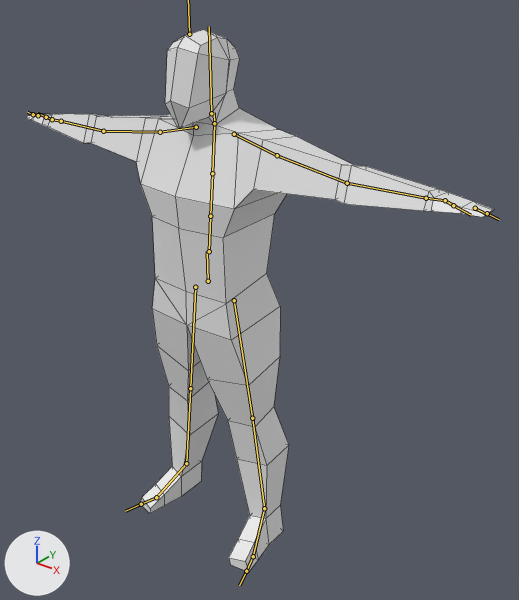
The FBX model Assets/Models/Wizard.fbx, before and after one commit.
Rendered twice from a 50 mm camera at (0.52, -0.555, 0.696) aimed at (0.042, 0.042, 0.326). Every picture has the same lights, and +X, +Y and +Z are marked at lower left. The bones that bend it are drawn over the model as lines. Mesh edges are drawn as thin lines.
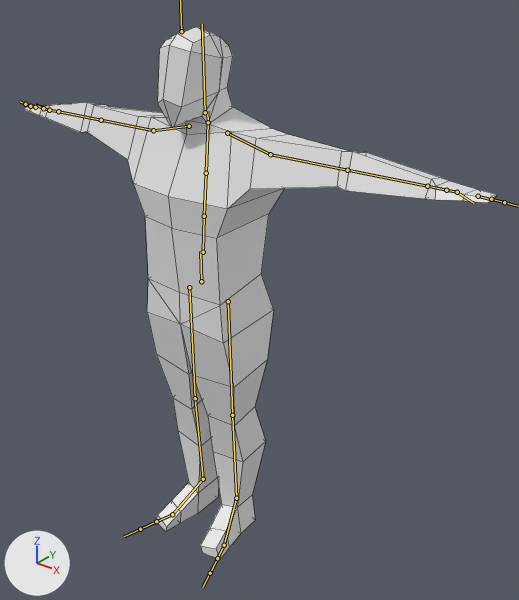
The newer file adds an action. The first version stands in its rest pose; the second is drawn at frame 1 of the action 'Armature|Armature|mixamo.com|Layer0.001'.

Location of each change, (x1, y1, x2, y2) in pixels of the pictures (519 x 600 px):
'Plane', posed: before (27, 29, 494, 572); after (24, 27, 497, 560)
bone 'mixamorig:Hips', root to tip: before (208, 281) to (207, 251); after (201, 281) to (200, 251)
bone 'mixamorig:LeftArm', root to tip: before (277, 155) to (347, 183); after (270, 154) to (347, 170)
bone 'mixamorig:LeftForeArm', root to tip: before (347, 183) to (426, 198); after (347, 170) to (427, 186)
bone 'mixamorig:LeftHand', root to tip: before (426, 198) to (445, 200); after (427, 186) to (446, 190)
bone 'mixamorig:LeftHandIndex1', root to tip: before (445, 200) to (453, 205); after (446, 190) to (457, 192)
bone 'mixamorig:LeftHandIndex2', root to tip: before (453, 205) to (471, 215); after (457, 192) to (473, 203)
bone 'mixamorig:LeftHandIndex3', root to tip: before (475, 208) to (486, 214); after (478, 196) to (491, 199)
bone 'mixamorig:RightArm', root to tip: before (160, 132) to (103, 131); after (153, 130) to (101, 120)
bone 'mixamorig:RightForeArm', root to tip: before (103, 131) to (61, 121); after (101, 120) to (58, 111)
bone 'mixamorig:RightHandIndex1', root to tip: before (52, 119) to (46, 117); after (49, 110) to (43, 108)
bone 'mixamorig:RightHandIndex2', root to tip: before (46, 117) to (37, 113); after (43, 108) to (35, 104)
bone 'mixamorig:LeftUpLeg', root to tip: before (234, 300) to (252, 418); after (228, 301) to (232, 415)
bone 'mixamorig:LeftLeg', root to tip: before (252, 418) to (264, 508); after (232, 415) to (236, 498)
bone 'mixamorig:LeftFoot', root to tip: before (264, 508) to (253, 556); after (236, 498) to (224, 545)
bone 'mixamorig:RightUpLeg', root to tip: before (195, 287) to (190, 388); after (189, 287) to (195, 398)
bone 'mixamorig:RightLeg', root to tip: before (190, 388) to (186, 463); after (195, 398) to (203, 479)
bone 'mixamorig:RightFoot', root to tip: before (186, 463) to (156, 497); after (203, 479) to (172, 514)

Patch to the scene script:
```diff
--- a/Assets/Models/Wizard.fbx.py
+++ b/Assets/Models/Wizard.fbx.py
@@ bone_mixamorig_hips @@
 bone_mixamorig_hips = bpy.data.objects['Armature'].pose.bones['mixamorig:Hips']
-bone_mixamorig_hips.location = (0.0, 0.0, 0.0)
+bone_mixamorig_hips.location = (0.0, 0.3, 1.0)
@@ bone_mixamorig_leftarm @@
 bone_mixamorig_leftarm = bpy.data.objects['Armature'].pose.bones['mixamorig:LeftArm']  # child of 'mixamorig:LeftShoulder'
-bone_mixamorig_leftarm.rotation_quaternion = (1.0, 0.0, 0.0, 0.0)  # degrees (0, 0, 0)
+bone_mixamorig_leftarm.rotation_quaternion = (0.998, -0.054, 0.001, -0.041)  # degrees (-6, 0, -5)
@@ bone_mixamorig_leftforearm @@
 bone_mixamorig_leftforearm = bpy.data.objects['Armature'].pose.bones['mixamorig:LeftForeArm']  # child of 'mixamorig:LeftArm'
-bone_mixamorig_leftforearm.rotation_quaternion = (1.0, 0.0, 0.0, 0.0)  # degrees (0, 0, 0)
+bone_mixamorig_leftforearm.rotation_quaternion = (0.997, 0.067, 0.0, 0.038)  # degrees (8, 0, 4)
@@ bone_mixamorig_lefthand @@
 bone_mixamorig_lefthand = bpy.data.objects['Armature'].pose.bones['mixamorig:LeftHand']  # child of 'mixamorig:LeftForeArm'
-bone_mixamorig_lefthand.rotation_quaternion = (1.0, 0.0, 0.0, 0.0)  # degrees (0, 0, 0)
+bone_mixamorig_lefthand.rotation_quaternion = (0.999, 0.036, 0.0, -0.007)  # degrees (4, 0, -1)
@@ bone_mixamorig_lefthandindex1 @@
 bone_mixamorig_lefthandindex1 = bpy.data.objects['Armature'].pose.bones['mixamorig:LeftHandIndex1']  # child of 'mixamorig:LeftHand'
-bone_mixamorig_lefthandindex1.rotation_quaternion = (1.0, 0.0, 0.0, 0.0)  # degrees (0, 0, 0)
+bone_mixamorig_lefthandindex1.rotation_quaternion = (0.984, -0.157, 0.0, -0.082)  # degrees (-18, -1, -9)
@@ bone_mixamorig_lefthandindex2 @@
 bone_mixamorig_lefthandindex2 = bpy.data.objects['Armature'].pose.bones['mixamorig:LeftHandIndex2']  # child of 'mixamorig:LeftHandIndex1'
-bone_mixamorig_lefthandindex2.rotation_quaternion = (1.0, 0.0, 0.0, 0.0)  # degrees (0, 0, 0)
+bone_mixamorig_lefthandindex2.rotation_quaternion = (0.982, 0.148, 0.0, 0.117)  # degrees (17, -2, 13)
@@ bone_mixamorig_lefthandindex3 @@
 bone_mixamorig_lefthandindex3 = bpy.data.objects['Armature'].pose.bones['mixamorig:LeftHandIndex3']  # child of 'mixamorig:LeftHandIndex2'
-bone_mixamorig_lefthandindex3.rotation_quaternion = (1.0, 0.0, 0.0, 0.0)  # degrees (0, 0, 0)
+bone_mixamorig_lefthandindex3.rotation_quaternion = (0.99, -0.126, 0.012, -0.062)  # degrees (-15, 0, -7)
@@ bone_mixamorig_rightarm @@
 bone_mixamorig_rightarm = bpy.data.objects['Armature'].pose.bones['mixamorig:RightArm']  # child of 'mixamorig:RightShoulder'
-bone_mixamorig_rightarm.rotation_quaternion = (1.0, 0.0, 0.0, 0.0)  # degrees (0, 0, 0)
+bone_mixamorig_rightarm.rotation_quaternion = (0.998, -0.054, -0.001, 0.041)  # degrees (-6, 0, 5)
@@ bone_mixamorig_rightforearm @@
 bone_mixamorig_rightforearm = bpy.data.objects['Armature'].pose.bones['mixamorig:RightForeArm']  # child of 'mixamorig:RightArm'
-bone_mixamorig_rightforearm.rotation_quaternion = (1.0, 0.0, 0.0, 0.0)  # degrees (0, 0, 0)
+bone_mixamorig_rightforearm.rotation_quaternion = (0.997, 0.067, 0.0, -0.037)  # degrees (8, 0, -4)
@@ bone_mixamorig_righthandindex1 @@
 bone_mixamorig_righthandindex1 = bpy.data.objects['Armature'].pose.bones['mixamorig:RightHandIndex1']  # child of 'mixamorig:RightHand'
-bone_mixamorig_righthandindex1.rotation_quaternion = (1.0, 0.0, 0.0, 0.0)  # degrees (0, 0, 0)
+bone_mixamorig_righthandindex1.rotation_quaternion = (0.996, 0.087, 0.0, 0.02)  # degrees (10, 0, 2)
@@ bone_mixamorig_righthandindex2 @@
 bone_mixamorig_righthandindex2 = bpy.data.objects['Armature'].pose.bones['mixamorig:RightHandIndex2']  # child of 'mixamorig:RightHandIndex1'
-bone_mixamorig_righthandindex2.rotation_quaternion = (1.0, 0.0, 0.0, 0.0)  # degrees (0, 0, 0)
+bone_mixamorig_righthandindex2.rotation_quaternion = (0.995, -0.092, 0.0, -0.023)  # degrees (-11, 0, -3)
@@ bone_mixamorig_leftupleg @@
 bone_mixamorig_leftupleg = bpy.data.objects['Armature'].pose.bones['mixamorig:LeftUpLeg']  # child of 'mixamorig:Hips'
-bone_mixamorig_leftupleg.rotation_quaternion = (1.0, 0.0, 0.0, 0.0)  # degrees (0, 0, 0)
+bone_mixamorig_leftupleg.rotation_quaternion = (0.997, 0.006, 0.002, -0.071)  # degrees (1, 0, -8)
@@ bone_mixamorig_leftleg @@
 bone_mixamorig_leftleg = bpy.data.objects['Armature'].pose.bones['mixamorig:LeftLeg']  # child of 'mixamorig:LeftUpLeg'
-bone_mixamorig_leftleg.rotation_quaternion = (1.0, 0.0, 0.0, 0.0)  # degrees (0, 0, 0)
+bone_mixamorig_leftleg.rotation_quaternion = (1.0, -0.023, 0.0, 0.0)  # degrees (-3, 0, 0)
@@ bone_mixamorig_leftfoot @@
 bone_mixamorig_leftfoot = bpy.data.objects['Armature'].pose.bones['mixamorig:LeftFoot']  # child of 'mixamorig:LeftLeg'
-bone_mixamorig_leftfoot.rotation_quaternion = (1.0, 0.0, 0.0, 0.0)  # degrees (0, 0, 0)
+bone_mixamorig_leftfoot.rotation_quaternion = (0.997, 0.033, 0.048, 0.044)  # degrees (4, 5, 5)
@@ bone_mixamorig_rightupleg @@
 bone_mixamorig_rightupleg = bpy.data.objects['Armature'].pose.bones['mixamorig:RightUpLeg']  # child of 'mixamorig:Hips'
-bone_mixamorig_rightupleg.rotation_quaternion = (1.0, 0.0, 0.0, 0.0)  # degrees (0, 0, 0)
+bone_mixamorig_rightupleg.rotation_quaternion = (0.997, 0.014, -0.002, 0.071)  # degrees (2, 0, 8)
@@ bone_mixamorig_rightleg @@
 bone_mixamorig_rightleg = bpy.data.objects['Armature'].pose.bones['mixamorig:RightLeg']  # child of 'mixamorig:RightUpLeg'
-bone_mixamorig_rightleg.rotation_quaternion = (1.0, 0.0, 0.0, 0.0)  # degrees (0, 0, 0)
+bone_mixamorig_rightleg.rotation_quaternion = (1.0, -0.029, 0.0, 0.0)  # degrees (-3, 0, 0)
@@ bone_mixamorig_rightfoot @@
 bone_mixamorig_rightfoot = bpy.data.objects['Armature'].pose.bones['mixamorig:RightFoot']  # child of 'mixamorig:RightLeg'
-bone_mixamorig_rightfoot.rotation_quaternion = (1.0, 0.0, 0.0, 0.0)  # degrees (0, 0, 0)
+bone_mixamorig_rightfoot.rotation_quaternion = (0.997, 0.03, -0.05, -0.044)  # degrees (4, -6, -5)
```
